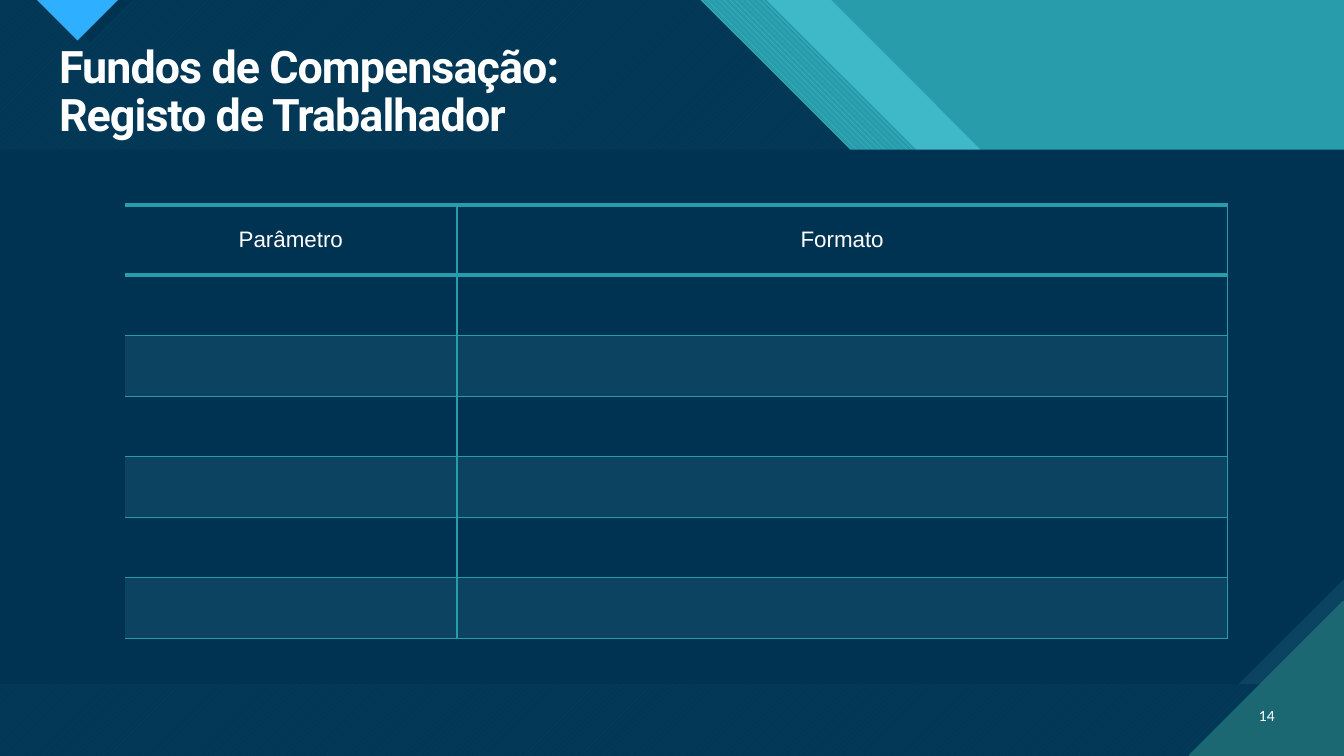
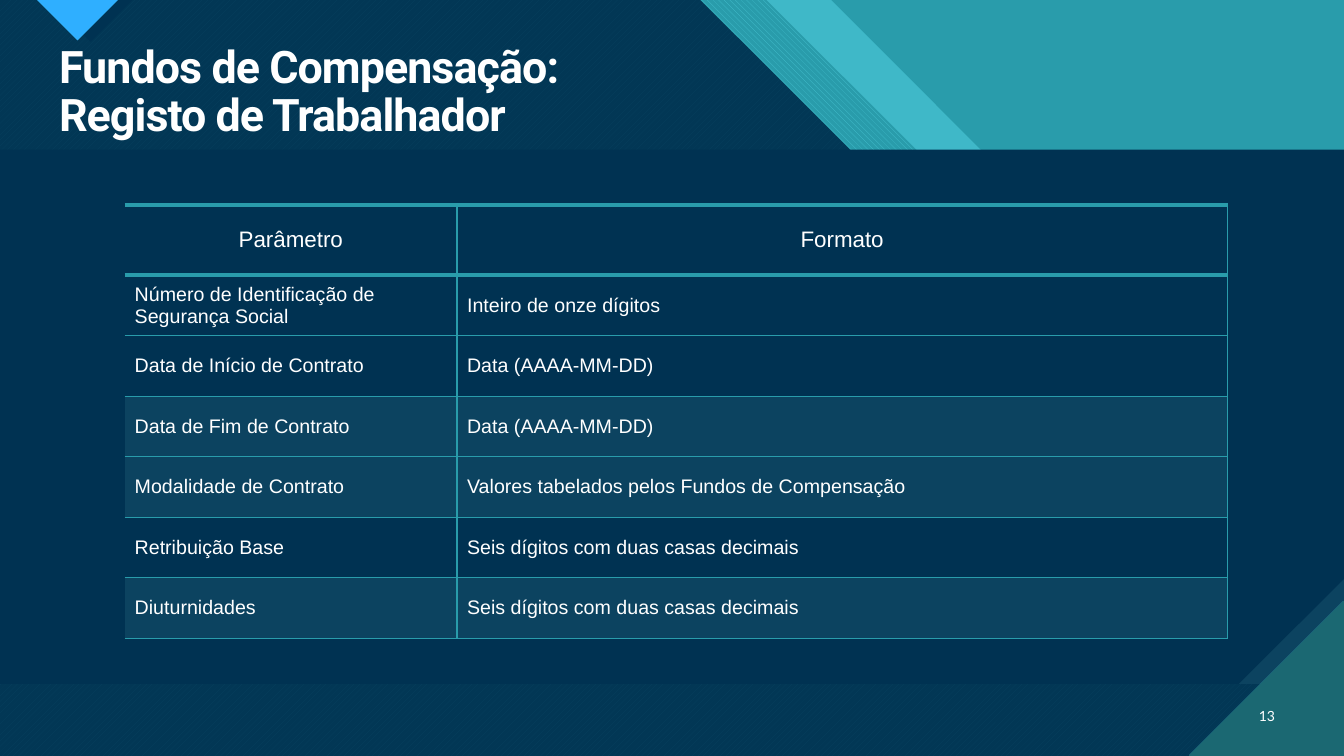
Before and after one commit to pedrocarrega/tese_mestrado_21-22, a slide deck: slide 13 of relatorio_preliminar/presentation.pptx (slide 14 before the commit). Drawn at 1344x756 pixels with LibreOffice and Linux fonts; fonts in the diff are those of the drawing. Boxes give left, top, right and bottom in pixels: in the first picture for what was removed or moved away, otherwise in the second. Text is boxed around its words. In the diff, an @@ line names an element or a change of style, - is before the commit and + after.

```diff
--- a/relatorio_preliminar/presentation.pptx
+++ b/relatorio_preliminar/presentation.pptx
@@ table at [125, 205, 1228, 638] @@
-row 2, column 1: 
+row 2, column 1: Número de Identificação de Segurança Social
-row 2, column 2: 
+row 2, column 2: Inteiro de onze dígitos
-row 3, column 1: 
+row 3, column 1: Data de Início de Contrato
-row 3, column 2: 
+row 3, column 2: Data (AAAA-MM-DD)
-row 4, column 1: 
+row 4, column 1: Data de Fim de Contrato
-row 4, column 2: 
+row 4, column 2: Data (AAAA-MM-DD)
-row 5, column 1: 
+row 5, column 1: Modalidade de Contrato
-row 5, column 2: 
+row 5, column 2: Valores tabelados pelos Fundos de Compensação
-row 6, column 1: 
+row 6, column 1: Retribuição Base
-row 6, column 2: 
+row 6, column 2: Seis dígitos com duas casas decimais
-row 7, column 1: 
+row 7, column 1: Diuturnidades
-row 7, column 2: 
+row 7, column 2: Seis dígitos com duas casas decimais
@@ fill #0C4360 to none in row 3 @@
@@ fill none to #0C4360 in row 4, column 2 @@
@@ page number at [1259, 711, 1275, 721]: text changed @@
-14
+13
```
Also in this commit, not shown: 4 other slides changed, 2 slides added, 2 slides removed, 1 other file.
